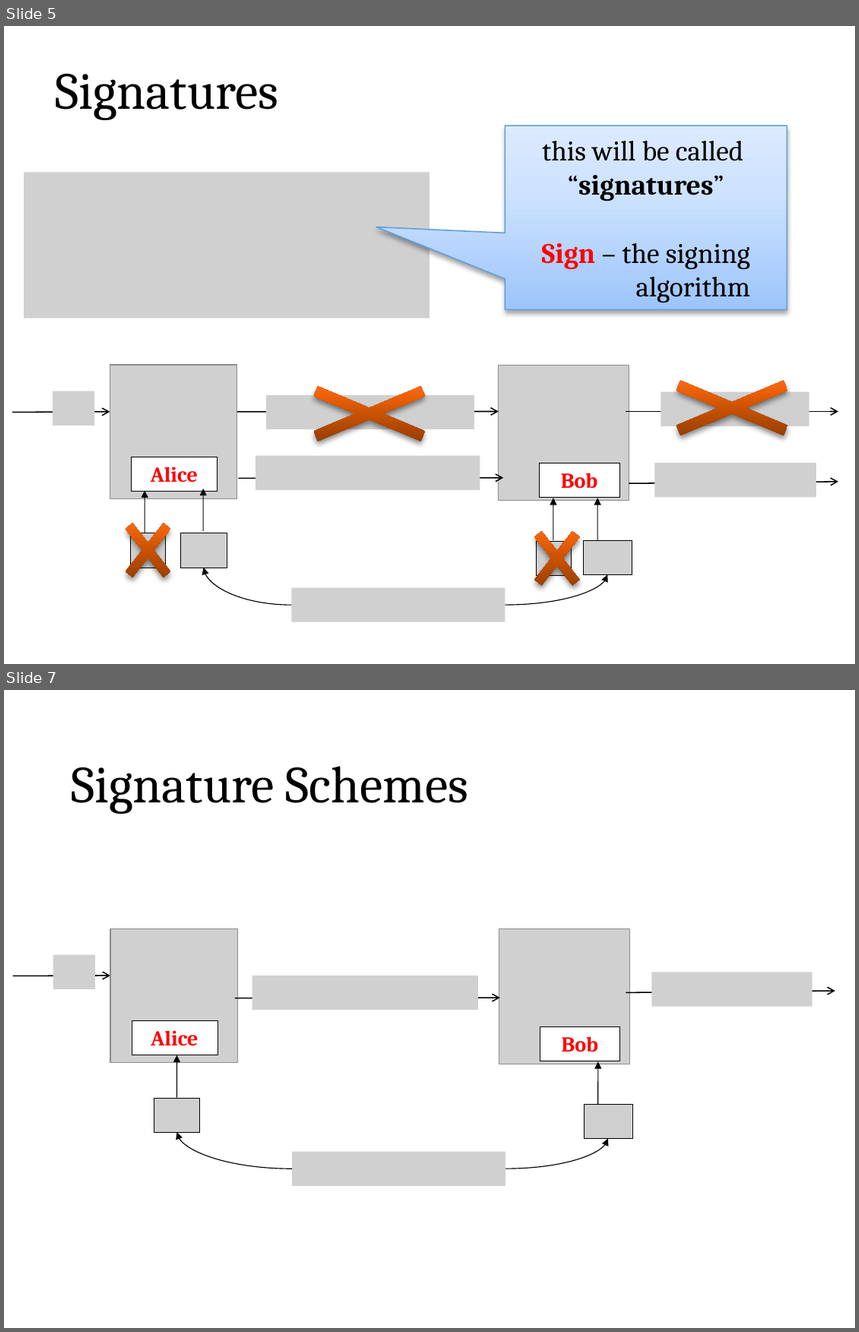
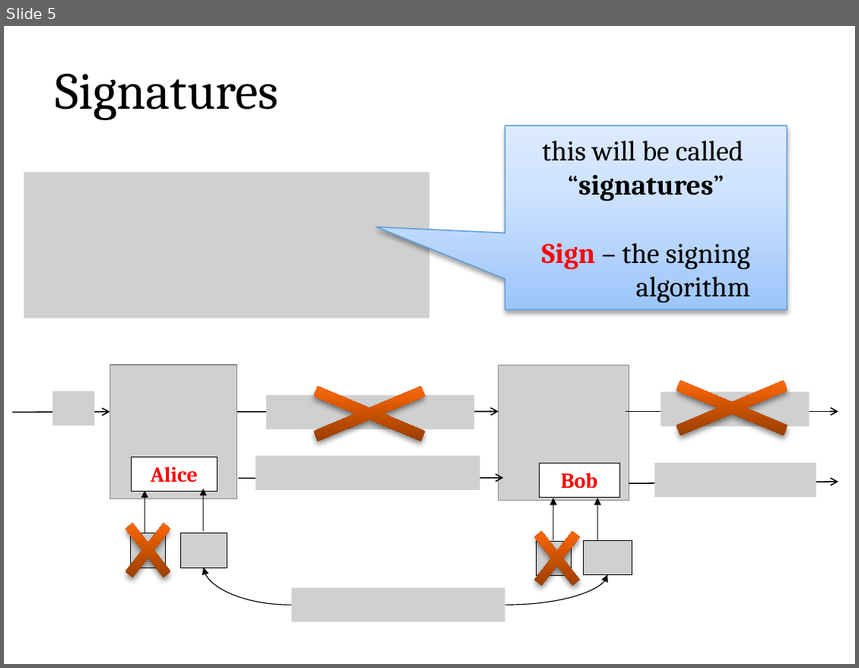
Before and after one commit to sdziembowski/cryptography-I-2025, a slide deck: Slides/chapter08.pptx. Shown one above the other, each under a label of ours: slides 5 and 7 before the commit, slide 5 after it; the slides between them are not shown. The pictures are 859x1332 and 859x668 pixels, drawn with LibreOffice and Linux fonts; fonts in the diff are those of the drawing; grey boxes stand for pictures. Boxes give left, top, right and bottom in pixels: in the first picture for what was removed or moved away, otherwise in the second. Text is boxed around its words. In the diff, an @@ line names an element or a change of style, - is before the commit and + after.

```diff
--- a/Slides/chapter08.pptx
+++ b/Slides/chapter08.pptx
@@ slide 7 removed at box(4, 690, 855, 1328), background #FFFFFF @@
@@ title removed at box(71, 766, 469, 814) @@
-Signature Schemes
@@ picture removed at box(110, 929, 238, 1062) @@
@@ picture removed at box(500, 929, 629, 1065) @@
@@ picture removed at box(53, 954, 95, 989) @@
@@ arrow removed from (12, 976) to (110, 976) @@
@@ picture removed at box(253, 976, 478, 1010) @@
@@ picture removed at box(652, 973, 813, 1007) @@
@@ arrow removed from (235, 998) to (500, 998) @@
@@ arrow removed from (626, 993) to (835, 991) @@
@@ rectangle removed at box(132, 1021, 218, 1055) @@
-Alice
@@ rectangle removed at box(541, 1027, 620, 1061) @@
-Bob
@@ arrow removed from (177, 1097) to (177, 1055) @@
@@ arrow removed from (598, 1104) to (598, 1062) @@
@@ picture removed at box(154, 1097, 200, 1132) @@
@@ picture removed at box(584, 1104, 633, 1138) @@
@@ curved arrow removed from (293, 1170) to (177, 1132) @@
@@ curved arrow removed from (506, 1170) to (608, 1138) @@
@@ picture removed at box(293, 1152, 506, 1186) @@
```
Also in this commit, not shown: 2 slides changed, 1 other slide removed, 1 other file.
